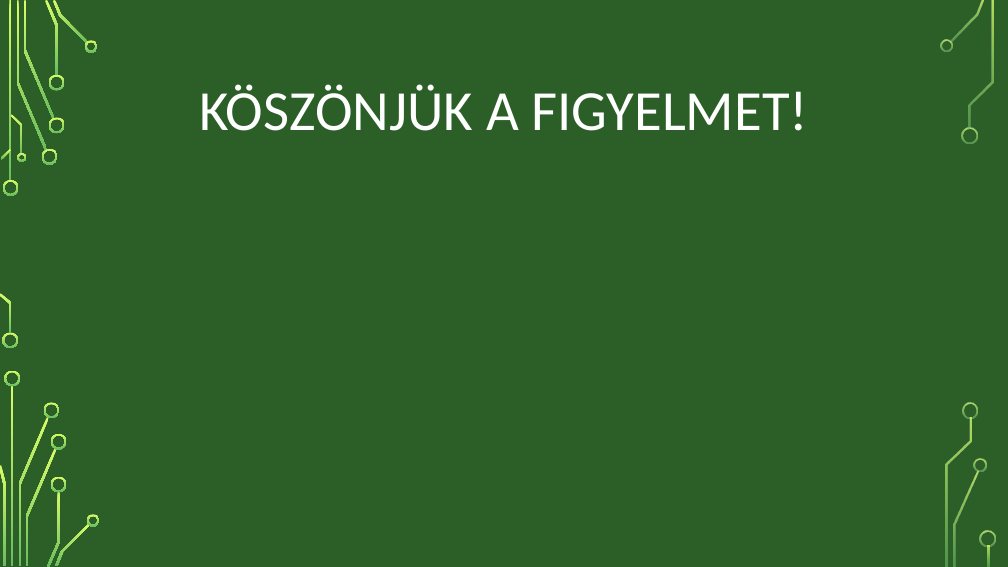
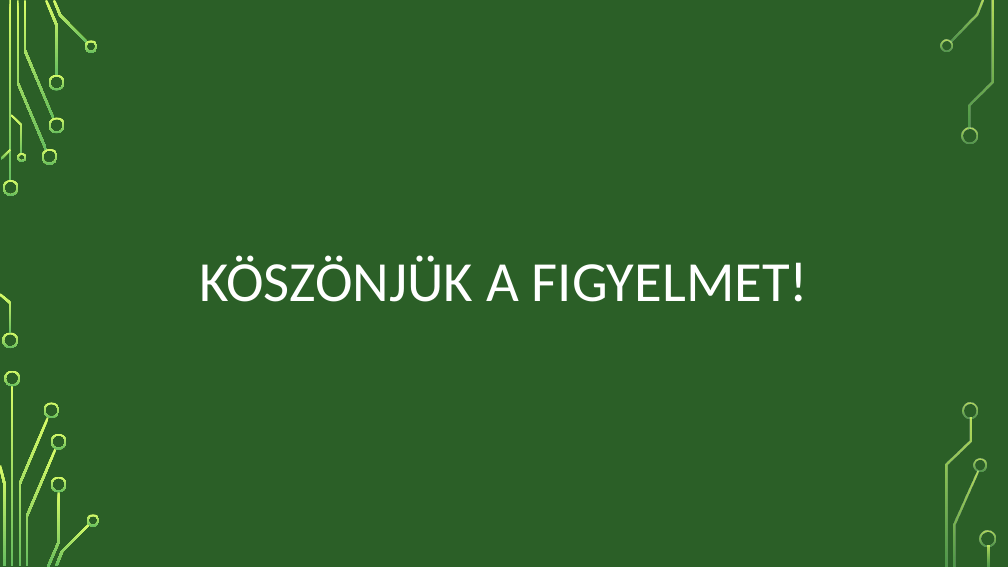
Before and after one commit to balazsbalint7/building-detection, a slide deck: slide 14 of presentation.pptx (slide 7 before the commit). Drawn at 1008x567 pixels with LibreOffice and Linux fonts; fonts in the diff are those of the drawing; background and template pictures are left out. Boxes give left, top, right and bottom in pixels: in the first picture for what was removed or moved away, otherwise in the second. Text is boxed around its words. In the diff, an @@ line names an element or a change of style, - is before the commit and + after.

Commit message:
Add slides to the presentation

```diff
--- a/presentation.pptx
+++ b/presentation.pptx
@@ title "KÖSZÖNJÜK A FIGYELMET!": place and size @@
-title "KÖSZÖNJÜK A FIGYELMET!" at [199,84,808,131]
+title "KÖSZÖNJÜK A FIGYELMET!" at [199,255,808,302]
```
Also in this commit, not shown: 7 slides added.
